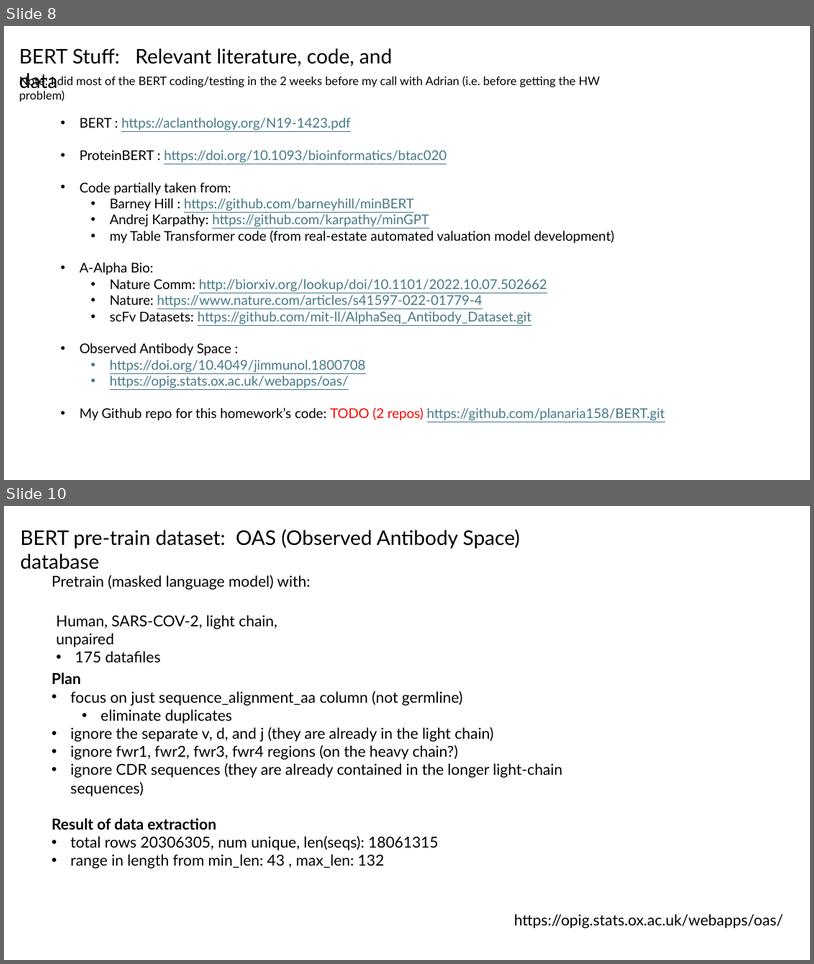
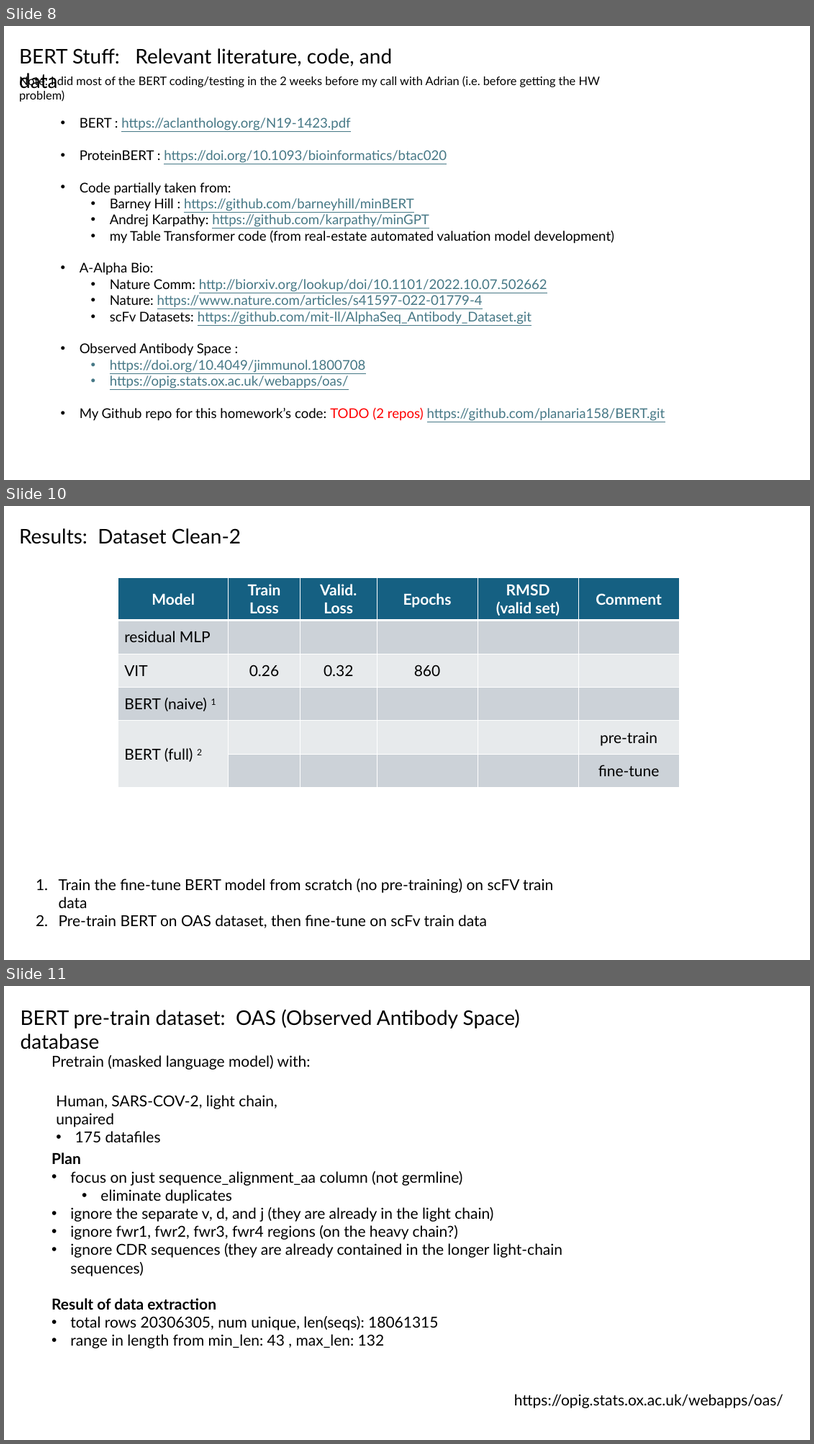
Before and after one commit to planaria158/BERT-antibody-antigen-binding-energy, a slide deck: Homework-aAlphaBio.pptx. Shown one above the other, each under a label of ours: slides 8 and 10 before the commit, slides 8, 10 and 11 after it; the slides between them are not shown. The pictures are 814x964 and 814x1444 pixels, drawn with LibreOffice and Linux fonts; fonts in the diff are those of the drawing. Boxes give left, top, right and bottom in pixels: in the first picture for what was removed or moved away, otherwise in the second. Text is boxed around its words. In the diff, an @@ line names an element or a change of style, - is before the commit and + after.

Commit message:
training vit on clean2 dataset made clean3 dataset slide deck updates

```diff
--- a/Homework-aAlphaBio.pptx
+++ b/Homework-aAlphaBio.pptx
@@ slide 10 added at [4, 506, 810, 960], background #FFFFFF @@
@@ text added at [19, 528, 241, 544], 24 pt, text #000000 @@
+Results: Dataset Clean-2
@@ table added at [118, 578, 680, 929], 6 rows, 6 columns @@
+Model | Train Loss | Valid. Loss | Epochs | RMSD / (valid set) | Comment
+residual MLP |  |  |  |  | 
+VIT | 0.26 | 0.32 | 860 |  | 
+BERT (naive) 1 |  |  |  |  | 
+BERT (full) 2 |  |  |  |  | pre-train
+ |  |  |  |  | fine-tune
@@ text added at [59, 878, 553, 928], 18 pt, text #000000 @@
+1. Train the fine-tune BERT model from scratch (no pre-training) on scFV train data
+2. Pre-train BERT on OAS dataset, then fine-tune on scFv train data
@@ what was slide 10 is now slide 11 @@
```
Also in this commit, not shown: 3 slides changed, 9 other files.
